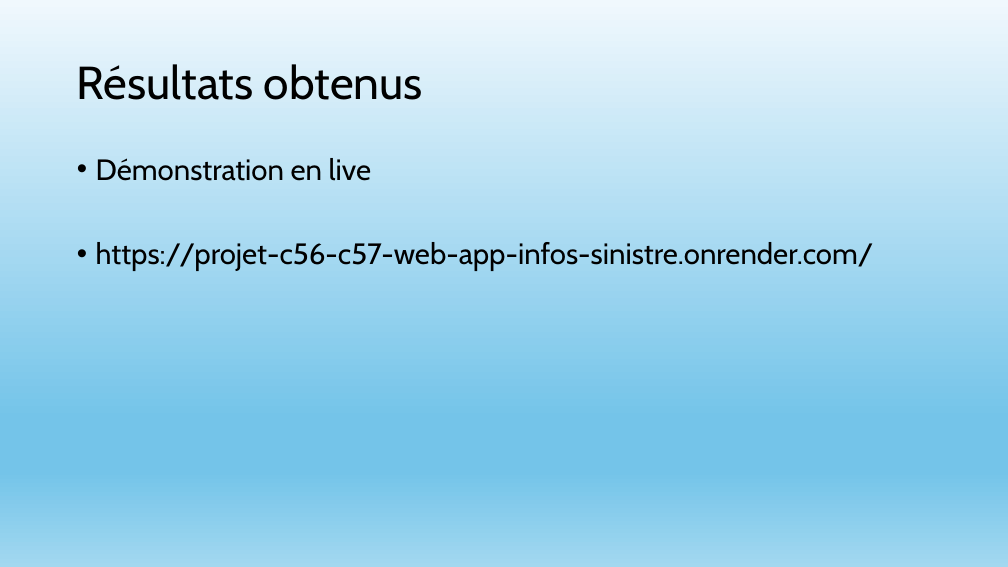
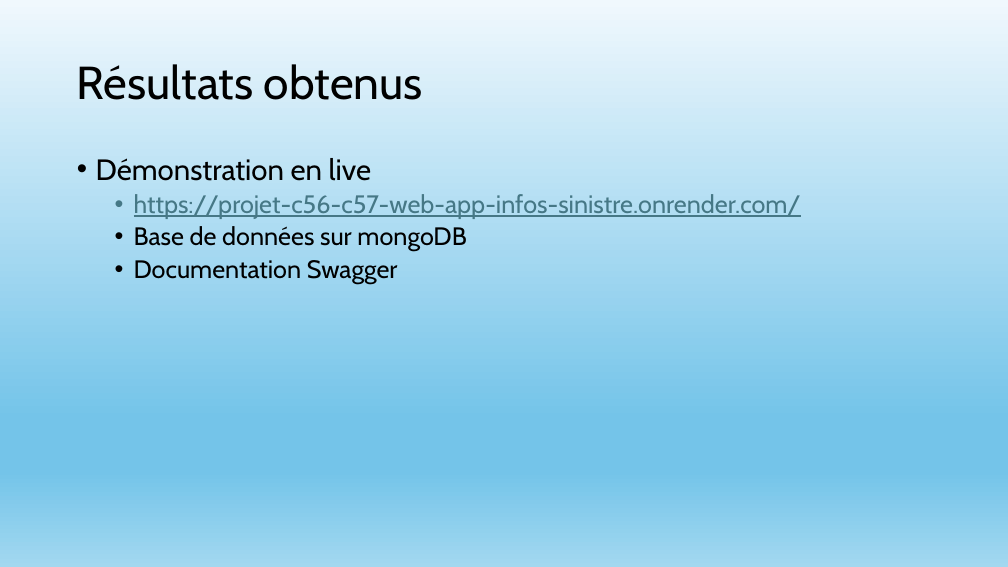
Before and after one commit to Anas-alt-del/Info-Sinistre-Auto, a slide deck: slide 6 of docs/présentation_tp_c56-c57.pptx. Drawn at 1008x567 pixels with LibreOffice and Linux fonts; fonts in the diff are those of the drawing. Boxes give left, top, right and bottom in pixels: in the first picture for what was removed or moved away, otherwise in the second. Text is boxed around its words. In the diff, an @@ line names an element or a change of style, - is before the commit and + after.

```diff
--- a/docs/présentation_tp_c56-c57.pptx
+++ b/docs/présentation_tp_c56-c57.pptx
@@ text at [134, 194, 801, 219]: size 28 to 24 pt, text colour #000000 to #467886, underline on in "https://projet-c56-c57-web-app-infos-sinistre.onrender.com/"; list level 1 to 2 in "https://projet-c56-c57-web-app-infos-sinistre.onrender.com/" @@
@@ text at [134, 226, 466, 284]: paragraphs added @@
+  • Base de données sur mongoDB
+  • Documentation Swagger
```
